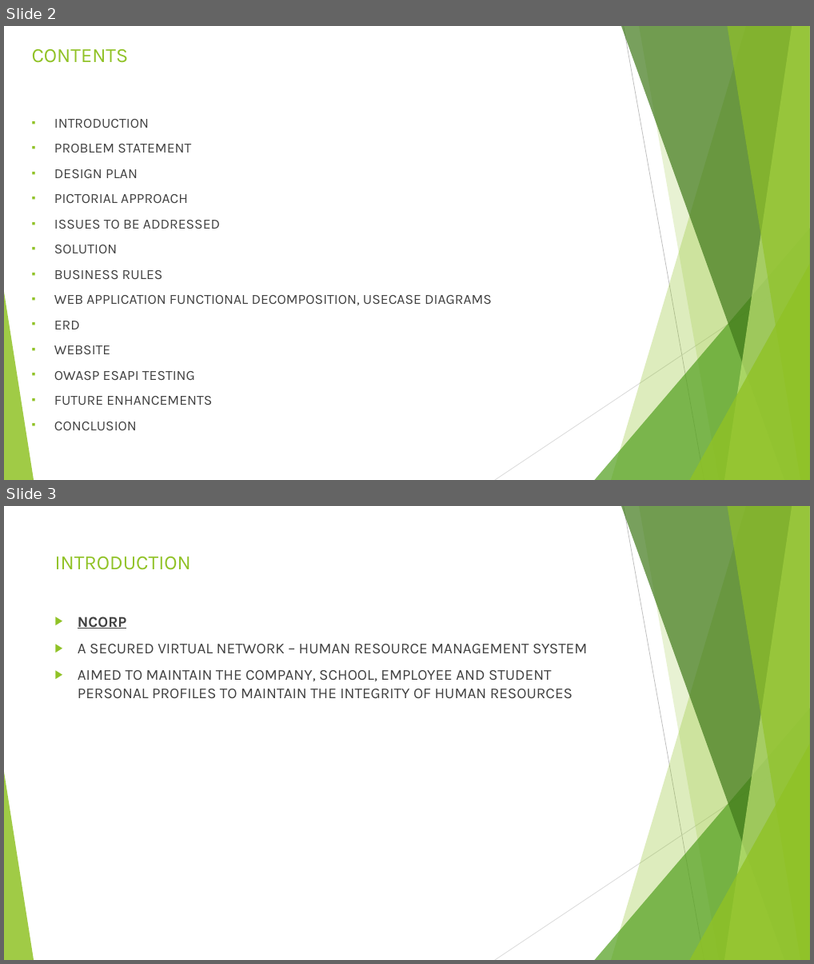
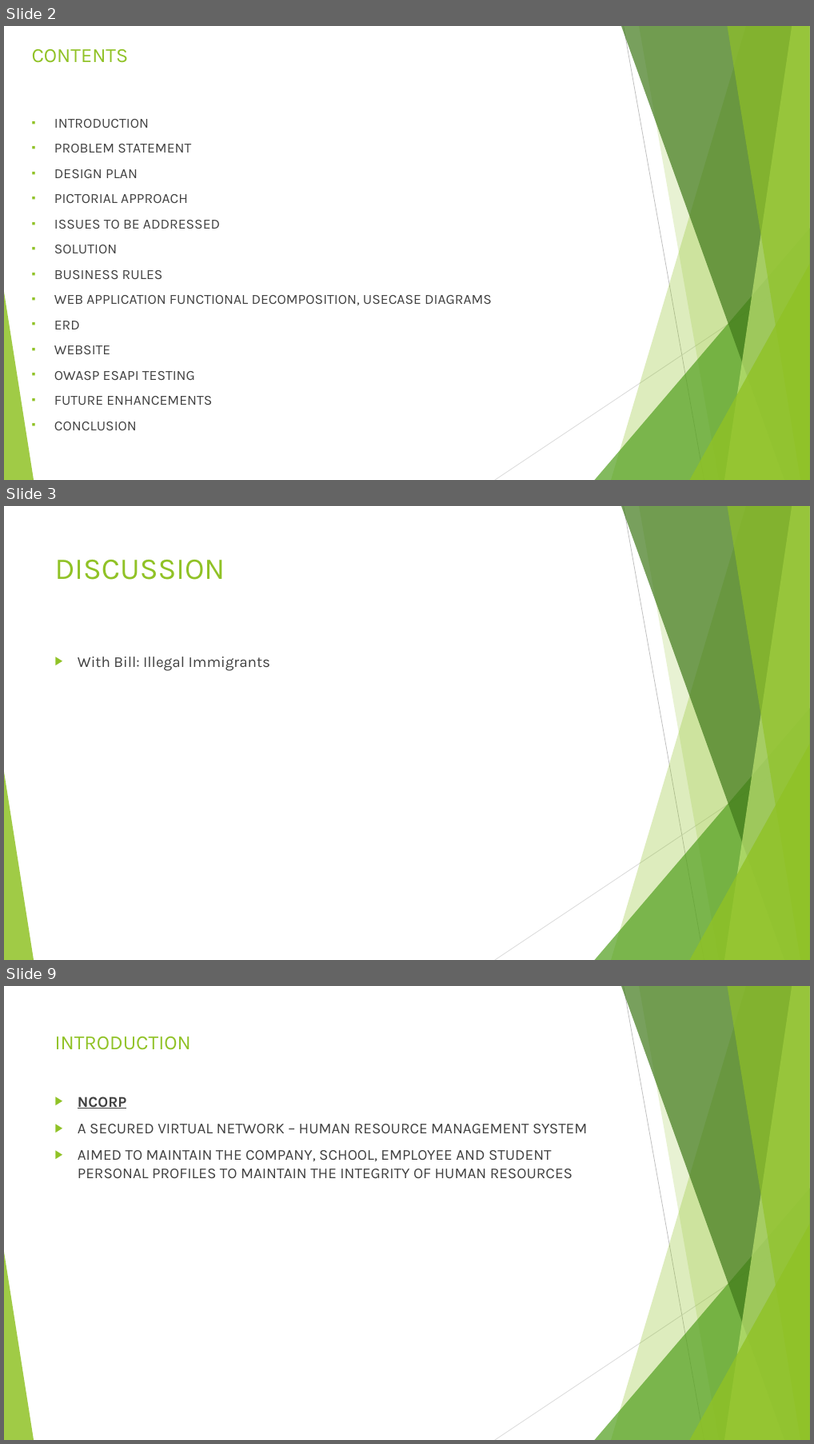
Before and after one commit to nrsharma12/NCORP, a slide deck: RSNORI CS670/RSNORI CS670 PPT.pptx. Shown one above the other, each under a label of ours: slides 2 and 3 before the commit, slides 2, 3 and 9 after it; the slides between them are not shown. The pictures are 814x964 and 814x1444 pixels, drawn with LibreOffice and Linux fonts; fonts in the diff are those of the drawing. Boxes give left, top, right and bottom in pixels: in the first picture for what was removed or moved away, otherwise in the second. Text is boxed around its words. In the diff, an @@ line names an element or a change of style, - is before the commit and + after.

```diff
--- a/RSNORI CS670/RSNORI CS670 PPT.pptx
+++ b/RSNORI CS670/RSNORI CS670 PPT.pptx
@@ slide 3 added at [4, 506, 810, 960], background #FFFFFF; not listed: 10 template elements that a slide beside it also shows @@
@@ title added at [55, 560, 226, 580], 36 pt, text #90C226 @@
+DISCUSSION
@@ text added at [78, 656, 271, 671], 18 pt, text #404040 @@
+▶ With Bill: Illegal Immigrants
@@ what was slide 3 is now slide 9 @@
```
Also in this commit, not shown: 5 other slides added.
